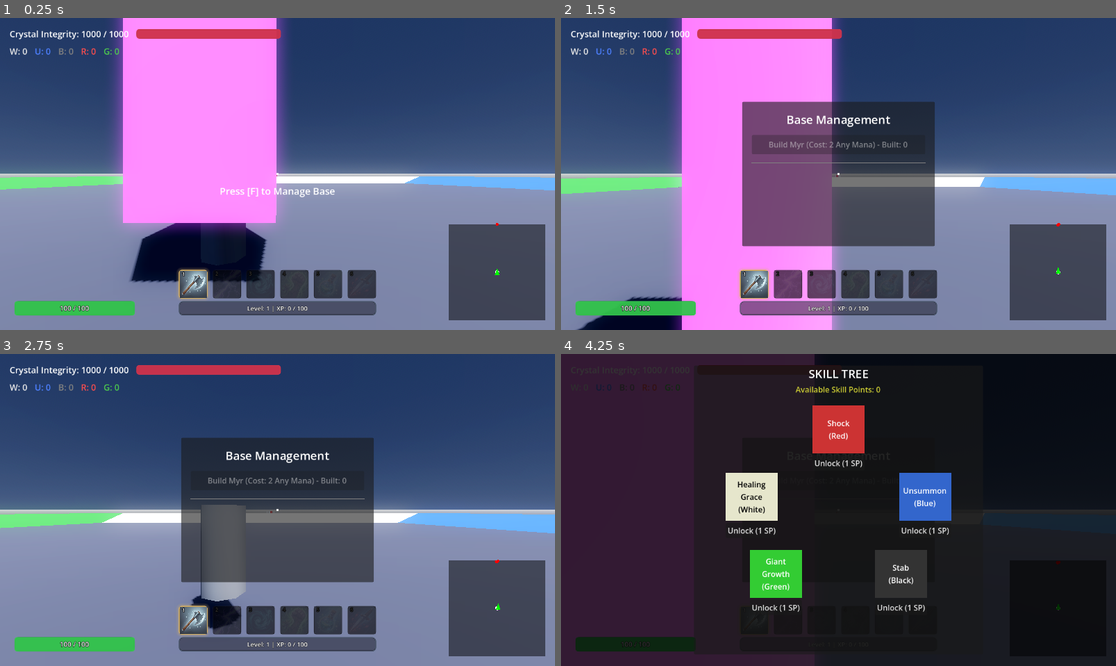
Above: before the commit, frames 1-4 (two rows, left to right).
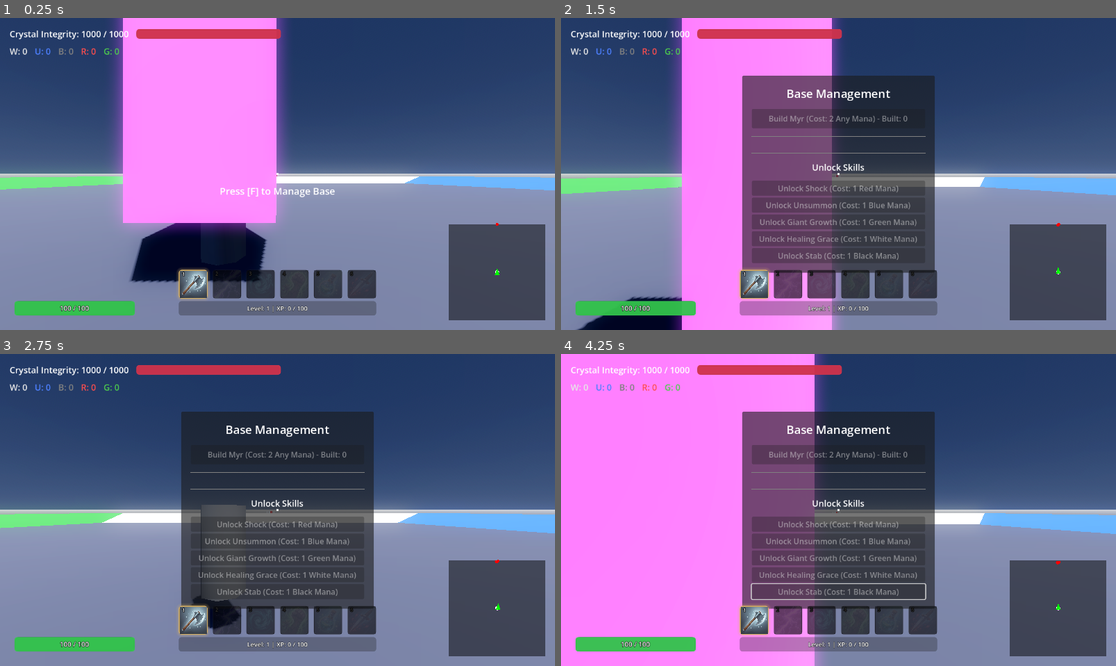
Above: after the commit, the same moments.

Repository: marvinrunge/mtg-pentagon-tower-defense
Game: Godot game, scene res://scenes/main.tscn
Two runs of this game, one before a commit and one after it. Both use one fixed random seed, a clock stepped at 60 frames per second and the inputs below.
Inputs (mouse positions are in pixels of both pictures, inside the frame that each line leads up to):
- Up to frame 1 (0.25 s): no input
- Up to frame 2 (1.5 s): tap F (interact) at 0.5 s; move the mouse to (866, 174) at 0.52 s; press the mouse at (866, 174) at 0.53 s; hold W (move_forward) 0.53-1.25 s; tap Space (jump) at 0.77 s; release the mouse at (866, 174) at 1.25 s; drag from (727, 189) to (810, 236) at 1.27 s
- Up to frame 3 (2.75 s): tap Space (jump) at 2 s; move the mouse to (333, 441) at 2.02 s; hold D (move_right) from 2.03 s (still down); hold F (interact) from 2.03 s (still down); click (333, 441) at 2.3 s
- Up to frame 4 (4.25 s): release D (move_right) at 2.75 s; release F (interact) at 2.75 s; drag from (810, 572) to (672, 463) at 2.77 s; tap Enter at 3.5 s; move the mouse to (1005, 556) at 3.52 s; press the mouse at (1005, 556) at 3.53 s; hold A (move_left) from 3.53 s (still down); tap 1 at 3.6 s; tap Space (jump) at 3.77 s; tap Tab (skill_tree) at 4.15 s

The runs differ from the first frame. In frame 1, less than 0.1% of the frame differs, in the area x 32-68%, y 90-96%; in frame 2, 12%; in frame 3, 7.7%; in frame 4, 99%, in the area x 0-100%, y 0-100%.

Commit message:
feat: implement core gameplay scripts including enemy logic, game settings, HUD, player movement, and projectile handling

Diff:
--- a/scripts/base_ui.gd
+++ b/scripts/base_ui.gd
@@ -5,10 +5,24 @@
 @onready var build_btn: Button = $Panel/MarginContainer/VBoxContainer/BuildButton
 
 var main_controller: Node3D
+var skill_list_container: VBoxContainer
 
 func _ready() -> void:
 	hide()
 	build_btn.pressed.connect(_on_build_pressed)
+
+	# Dynamically add skill unlock UI
+	var sep = HSeparator.new()
+	$Panel/MarginContainer/VBoxContainer.add_child(sep)
+
+	var title = Label.new()
+	title.text = "Unlock Skills"
+	title.horizontal_alignment = HORIZONTAL_ALIGNMENT_CENTER
+	title.add_theme_font_size_override("font_size", 18)
+	$Panel/MarginContainer/VBoxContainer.add_child(title)
+
+	skill_list_container = VBoxContainer.new()
+	$Panel/MarginContainer/VBoxContainer.add_child(skill_list_container)
 
 func open(main_ref: Node3D) -> void:
 	main_controller = main_ref
@@ -89,6 +103,46 @@
 
 		myr_list_container.add_child(hbox)
 
+	# Update skill unlocks
+	for child in skill_list_container.get_children():
+		child.queue_free()
+
+	var player = get_tree().get_first_node_in_group("player")
+	if player and "unlocked_skills" in player:
+		var colors = {
+			"red": ["Shock", "Red"],
+			"blue": ["Unsummon", "Blue"],
+			"green": ["Giant Growth", "Green"],
+			"white": ["Healing Grace", "White"],
+			"black": ["Stab", "Black"]
+		}
+		for skill_key in colors.keys():
+			var is_unlocked = player.unlocked_skills[skill_key]
+			var current_level = player.skill_levels[skill_key] if is_unlocked else 0
+			var cost = GameSettings.get_skill_upgrade_cost(current_level)
+
+			var skill_info = colors[skill_key]
+			var s_name = skill_info[0]
+			var m_color = skill_info[1]
+
+			var btn = Button.new()
+			if not is_unlocked:
+				btn.text = "Unlock %s (Cost: %d %s Mana)" % [s_name, cost, m_color]
+			else:
+				btn.text = "Upgrade %s to Lvl %d (Cost: %d %s Mana)" % [s_name, current_level + 1, cost, m_color]
+
+			var can_afford = main_controller.mana_pool.get(m_color, 0) >= cost
+			btn.disabled = not can_afford
+			# Using bind to ensure the correct values are passed to the callback
+			btn.pressed.connect(_unlock_skill.bind(skill_key, m_color, cost, player))
+			skill_list_container.add_child(btn)
+
+func _unlock_skill(skill_key: String, mana_color: String, cost: int, player: Node3D) -> void:
+	if main_controller.mana_pool.get(mana_color, 0) >= cost:
+		main_controller.spend_mana_cost({mana_color: cost})
+		SignalBus.skill_unlocked.emit(skill_key)
+		refresh_ui()
+
 func _on_build_pressed() -> void:
 	if main_controller and main_controller.spend_any_mana(GameSettings.myr_mana_cost):
 		var myr_scene = preload("res://scenes/myr.tscn")
--- a/scripts/enemy_base.gd
+++ b/scripts/enemy_base.gd
@@ -184,8 +184,8 @@
 	if frost_slow_timer > 0:
 		attack_cooldown /= GameSettings.enemy_frost_slow_mult # Slower attacks when frosted
 
-	if enemy_data.enemy_class == "Mage":
-		fire_magic_missile()
+	if enemy_data.enemy_class == "Mage" or enemy_data.enemy_class == "Ranged":
+		fire_projectile()
 		return
 
 	var actual_damage = max(0.0, enemy_data.attack_damage - damage_penalty)
@@ -201,7 +201,7 @@
 		if current_target.has_method("take_damage"):
 			current_target.take_damage(actual_damage)
 
-func fire_magic_missile() -> void:
+func fire_projectile() -> void:
 	var proj = ProjectilePool.get_projectile()
 	if proj:
 		# Add a little height so it shoots from chest/head level
@@ -213,7 +213,11 @@
 			target_pos += Vector3(0, 1.0, 0) # Aim at player chest
 
 		var dir = (target_pos - start_pos).normalized()
-		proj.activate(start_pos, dir, 3, true)
+
+		var actual_damage = max(0.0, enemy_data.attack_damage - damage_penalty)
+		actual_damage *= GameSettings.get_player_scaling_factor(get_tree())
+
+		proj.activate(start_pos, dir, 3, true, 1.0, actual_damage)
 
 func perform_mage_spell() -> void:
 	match enemy_data.color_identity:
--- a/scripts/game_settings.gd
+++ b/scripts/game_settings.gd
@@ -38,9 +38,10 @@
 @export var spell_cooldown_giant: float = 15.0
 @export var spell_cooldown_heal: float = 10.0
 @export var spell_cooldown_stab: float = 5.0
-@export var spell_giant_duration: float = 10.0
+@export var spell_giant_duration: float = 5.0
 @export var spell_giant_scale: float = 1.5
-@export var spell_giant_damage: float = 100.0
+@export var spell_giant_damage: float = 40.0
+@export var skill_unlock_cost: int = 1
 @export var spell_heal_amount: float = 50.0
 @export var spell_stab_range: float = 10.0
 @export var spell_stab_execute_threshold: float = 50.0
@@ -125,3 +126,12 @@
 	var player_count = max(1, players.size())
 	var clamp_count = clamp(player_count, 1, 5)
 	return lerp(min_damage_scale, 1.0, (clamp_count - 1) / 4.0)
+
+# ============================================================
+# SKILL UPGRADES
+# ============================================================
+func get_skill_upgrade_cost(current_level: int) -> int:
+	return skill_unlock_cost + (current_level * current_level * 2)
+
+func get_skill_multiplier(current_level: int) -> float:
+	return 1.0 + (current_level - 1) * 0.2
--- a/scripts/hud.gd
+++ b/scripts/hud.gd
@@ -7,8 +7,6 @@
 @onready var health_label: Label = $Control/MarginContainer/VBoxContainer/HealthContainer/HealthLabel
 @onready var player_health_bar: ProgressBar = $Control/PlayerHealthBar
 @onready var player_health_label: Label = $Control/PlayerHealthBar/HPLabel
-@onready var xp_bar: ProgressBar = $Control/HotbarAndXPContainer/XPBar
-@onready var xp_label: Label = $Control/HotbarAndXPContainer/XPBar/Label
 @onready var mana_label_w: Label = $Control/MarginContainer/VBoxContainer/ManaContainer/ManaLabelW
 @onready var mana_label_u: Label = $Control/MarginContainer/VBoxContainer/ManaContainer/ManaLabelU
 @onready var mana_label_b: Label = $Control/MarginContainer/VBoxContainer/ManaContainer/ManaLabelB
@@ -26,10 +24,6 @@
 
 @onready var game_over_panel: PanelContainer = $Control/GameOverPanel
 @onready var restart_btn: Button = $Control/GameOverPanel/MarginContainer/VBoxContainer/RestartBtn
-
-@onready var level_up_label: Label = $Control/LevelUpLabel
-var _level_up_timer: float = 0.0
-var _last_level: int = 0
 
 # --- Spell Hotbar ---
 var _hotbar_slots: Array[PanelContainer] = []
@@ -59,8 +53,6 @@
 	SignalBus.health_changed.connect(update_health)
 	SignalBus.player_health_changed.connect(update_player_health)
 	SignalBus.mana_changed.connect(update_mana)
-	SignalBus.xp_changed.connect(update_xp)
-	SignalBus.player_leveled_up.connect(update_level)
 	SignalBus.active_spell_changed.connect(update_spell)
 	SignalBus.at_base_changed.connect(_on_at_base_changed)
 	SignalBus.enemy_focused.connect(_on_enemy_focused)
@@ -108,17 +100,8 @@
 	update_health(GameSettings.crystal_max_hp, GameSettings.crystal_max_hp)
 	update_player_health(GameSettings.player_max_hp, GameSettings.player_max_hp)
 	update_mana({})
-	update_xp(0, 100)
-	update_level(1, 0)
 
 func _process(delta: float) -> void:
-	if _level_up_timer > 0.0:
-		_level_up_timer -= delta
-		if level_up_label:
-			level_up_label.show()
-			level_up_label.modulate.a = clamp(_level_up_timer / 0.5, 0.0, 1.0)
-			if _level_up_timer <= 0.0:
-				level_up_label.hide()
 
 	if _player == null or not is_instance_valid(_player):
 		_player = get_tree().get_first_node_in_group("player")
@@ -170,11 +153,6 @@
 	player_health_bar.add_theme_stylebox_override("background", sb_bg)
 	player_health_bar.add_theme_stylebox_override("fill", sb_player_fg)
 
-	var sb_xp_fg = sb_fg.duplicate()
-	sb_xp_fg.bg_color = Color(0.3, 0.65, 0.9, 0.9) # Light Blue
-	xp_bar.add_theme_stylebox_override("background", sb_bg)
-	xp_bar.add_theme_stylebox_override("fill", sb_xp_fg)
-
 func update_health(current: float, max_health: float) -> void:
 	health_bar.max_value = max_health
 	health_bar.value = current
@@ -209,24 +187,6 @@
 		mana_label_r.text = "R: %d" % mana_pool.get("Red", 0)
 	if mana_label_g:
 		mana_label_g.text = "G: %d" % mana_pool.get("Green", 0)
-
-func update_xp(current: int, max_xp: int) -> void:
-	xp_bar.max_value = max_xp
-	xp_bar.value = current
-	xp_label.text = xp_label.text.split(" | ")[0] + " | XP: %d / %d" % [current, max_xp]
-
-func update_level(level: int, sp: int) -> void:
-	var xp_part = ""
-	if xp_label.text.split(" | ").size() > 1:
-		xp_part = " | " + xp_label.text.split(" | ")[1]
-	xp_label.text = "Level: %d" % [level] + xp_part
-
-	if _last_level > 0 and level > _last_level:
-		_level_up_timer = 2.0
-		if level_up_label:
-			level_up_label.show()
-			level_up_label.modulate.a = 1.0
-	_last_level = level
 
 func update_spell(spell_name: String) -> void:
 	pass
--- a/scripts/main.gd
+++ b/scripts/main.gd
@@ -35,11 +35,7 @@
 	SignalBus.mana_deposited.connect(add_mana)
 	SignalBus.damage_number_requested.connect(_on_damage_number_requested)
 
-	# Instantiate Skill Tree
-	if skill_tree_scene:
-		var st = skill_tree_scene.instantiate()
-		add_child(st)
-
+	# Skill Tree logic has been moved to the Base UI
 	# Instantiate Base UI
 	if base_ui_scene:
 		base_ui_instance = base_ui_scene.instantiate()
--- a/scripts/player.gd
+++ b/scripts/player.gd
@@ -15,10 +15,6 @@
 # --- RPG Stats ---
 var hp: float = GameSettings.player_max_hp
 var max_hp: float = GameSettings.player_max_hp
-var level: int = 1
-var current_xp: int = 0
-var xp_to_next: int = GameSettings.player_xp_base
-var sp: int = 0
 
 var carried_color: String = ""
 var harvest_timer: float = 0.0
@@ -32,6 +28,14 @@
 	"black": false
 }
 
+var skill_levels = {
+	"red": 1,
+	"blue": 1,
+	"green": 1,
+	"white": 1,
+	"black": 1
+}
+
 var active_spell_index: int = 0
 var spell_names = ["Basic Attack", "Shock", "Unsummon", "Giant Growth", "Healing Grace", "Stab"]
 var spell_colors = ["none", "red", "blue", "green", "white", "black"]
@@ -41,8 +45,6 @@
 var giant_timer: float = 0.0
 var base_scale: Vector3 = Vector3.ONE
 
-var has_grace_shield: bool = false
-var grace_visual: CSGSphere3D
 
 var slow_timer: float = 0.0
 
@@ -69,7 +71,6 @@
 
 	setup_camera()
 
-	SignalBus.enemy_died.connect(_on_enemy_died)
 	SignalBus.skill_unlocked.connect(_on_skill_unlocked)
 
 	# Delay emitting the initial active spell until the HUD is ready
@@ -183,38 +184,14 @@
 		5: cast_stab()
 
 # --- RPG Logic ---
-func _on_enemy_died(xp: int) -> void:
-	current_xp += xp
-	while current_xp >= xp_to_next:
-		current_xp -= xp_to_next
-		level_up()
-	SignalBus.xp_changed.emit(current_xp, xp_to_next)
-
-func level_up() -> void:
-	level += 1
-	sp += 1
-	max_hp += GameSettings.player_hp_per_level
-	hp = max_hp
-	xp_to_next = int(xp_to_next * GameSettings.player_xp_scaling)
-	SignalBus.player_health_changed.emit(hp, max_hp)
-	SignalBus.player_leveled_up.emit(level, sp)
-
 func _on_skill_unlocked(color: String) -> void:
-	unlocked_skills[color] = true
-	sp -= 1
-	SignalBus.player_leveled_up.emit(level, sp)
+	if not unlocked_skills[color]:
+		unlocked_skills[color] = true
+	else:
+		skill_levels[color] += 1
 
 func take_damage(amount: float) -> void:
 	if _invulnerable_timer > 0.0:
-		return
-	if has_grace_shield:
-		has_grace_shield = false
-		if grace_visual:
-			grace_visual.queue_free()
-			grace_visual = null
-		# AoE Burst Heal
-		SignalBus.crystal_damaged.emit(-GameSettings.spell_heal_amount) # Negative damage heals
-		heal(GameSettings.spell_heal_amount)
 		return
 
 	hp -= amount
@@ -308,13 +285,15 @@
 	var proj = ProjectilePool.get_projectile()
 	var spawn_pos = camera.global_position - camera.global_basis.z * 1.5
 	var dir = -camera.global_basis.z.normalized()
-	proj.activate(spawn_pos, dir, 1) # 1 for Red Shock
+	var multiplier = GameSettings.get_skill_multiplier(skill_levels["red"])
+	proj.activate(spawn_pos, dir, 1, false, multiplier) # 1 for Red Shock
 
 func cast_unsummon() -> void:
 	var proj = ProjectilePool.get_projectile()
 	var spawn_pos = camera.global_position - camera.global_basis.z * 1.5
 	var dir = -camera.global_basis.z.normalized()
-	proj.activate(spawn_pos, dir, 2) # 2 for Blue Unsummon
+	var multiplier = GameSettings.get_skill_multiplier(skill_levels["blue"])
+	proj.activate(spawn_pos, dir, 2, false, multiplier) # 2 for Blue Unsummon
 
 func cast_giant_growth() -> void:
 	is_giant = true
@@ -326,24 +305,31 @@
 func _on_giant_body_entered(body: Node3D) -> void:
 	if is_giant and body.is_in_group("enemies"):
 		if body.has_method("take_damage"):
-			body.take_damage(GameSettings.spell_giant_damage) # Massive melee damage
+			var multiplier = GameSettings.get_skill_multiplier(skill_levels["green"])
+			body.take_damage(GameSettings.spell_giant_damage * multiplier) # Massive melee damage
 
 func cast_healing_grace() -> void:
-	if has_grace_shield:
-		return
-	has_grace_shield = true
-	grace_visual = CSGSphere3D.new()
-	grace_visual.radius = 1.5
+	var multiplier = GameSettings.get_skill_multiplier(skill_levels["white"])
+	var heal_amt = GameSettings.spell_heal_amount * multiplier
+	SignalBus.crystal_damaged.emit(-heal_amt)
+	heal(heal_amt)
+
+	var visual = CSGSphere3D.new()
+	visual.radius = 1.5
 	var mat = StandardMaterial3D.new()
 	mat.albedo_color = Color(1, 1, 0.9, 0.3)
 	mat.transparency = BaseMaterial3D.TRANSPARENCY_ALPHA
 	mat.emission_enabled = true
 	mat.emission = Color(1, 1, 0.8)
-	grace_visual.material = mat
-	add_child(grace_visual)
+	visual.material = mat
+	add_child(visual)
+
+	var tween = create_tween()
+	tween.tween_property(mat, "albedo_color:a", 0.0, 1.0)
+	tween.parallel().tween_property(visual, "scale", Vector3(1.5, 1.5, 1.5), 1.0)
+	tween.tween_callback(visual.queue_free)
 
 func cast_stab() -> void:
-	# Use Physics Direct Space State for raycast
 	var space_state = get_world_3d().direct_space_state
 	var start = camera.global_position
 	var end = start - camera.global_basis.z * GameSettings.spell_stab_range # Short range
@@ -352,7 +338,9 @@
 
 	if result and result.collider.is_in_group("enemies"):
 		var enemy = result.collider
-		if enemy.health <= GameSettings.spell_stab_execute_threshold:
+		var multiplier = GameSettings.get_skill_multiplier(skill_levels["black"])
+		var execute_thresh = GameSettings.spell_stab_execute_threshold * multiplier
+		if enemy.health <= execute_thresh:
 			enemy.die()
 		else:
 			if enemy.has_method("apply_stab_debuff"):
--- a/scripts/projectile.gd
+++ b/scripts/projectile.gd
@@ -28,7 +28,7 @@
 	lifetime = base_lifetime
 	body_entered.connect(_on_body_entered)
 
-func activate(start_pos: Vector3, dir: Vector3, type: int, _is_enemy: bool = false) -> void:
+func activate(start_pos: Vector3, dir: Vector3, type: int, _is_enemy: bool = false, multiplier: float = 1.0, damage_override: float = -1.0) -> void:
 	global_position = start_pos
 	direction = dir
 	active = true
@@ -48,12 +48,12 @@
 	elif type == 1:
 		# Shock (Red, fast, high damage)
 		speed = base_speed * GameSettings.projectile_shock_speed_mult
-		damage = base_damage * GameSettings.projectile_shock_damage_mult
+		damage = base_damage * GameSettings.projectile_shock_damage_mult * multiplier
 		mat.albedo_color = Color(1.0, 0.2, 0.2)
 		mat.emission = Color(1.0, 0.1, 0.1)
 	elif type == 2:
 		# Unsummon (Blue wave)
-		speed = base_speed * GameSettings.projectile_unsummon_speed_mult
+		speed = base_speed * GameSettings.projectile_unsummon_speed_mult * multiplier
 		damage = 0.0 # Doesn't deal damage, triggers unsummon
 		mat.albedo_color = Color(0.1, 0.3, 1.0)
 		mat.emission = Color(0.1, 0.3, 1.0)
@@ -63,6 +63,9 @@
 		damage = base_damage * GameSettings.projectile_enemy_damage_mult * GameSettings.get_player_scaling_factor(get_tree())
 		mat.albedo_color = Color(0.8, 0.2, 0.8)
 		mat.emission = Color(0.8, 0.2, 0.8)
+
+	if damage_override >= 0.0:
+		damage = damage_override
 
 	life_timer = base_lifetime
 
